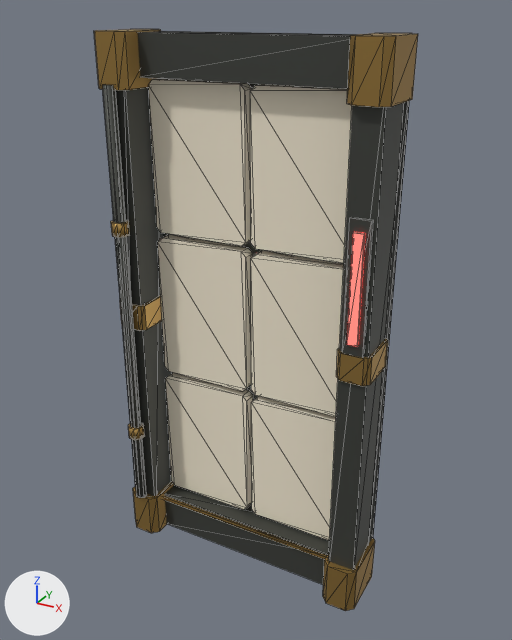
The glTF model godot/assets/kit/ruins/b1_wall.glb, before and after one commit.
The view is the same before and after, from a 50 mm lens placed at (2.33, -4.32, 4.14), pointed at (0.05, -0.19, 2.07). The lights are fixed; the arrows at lower left show +X, +Y and +Z. The picture after the commit comes second. Mesh edges are drawn as thin lines. Vertices at exactly the same position are counted once.

Names of what the first picture shows: 'b1_wall'.
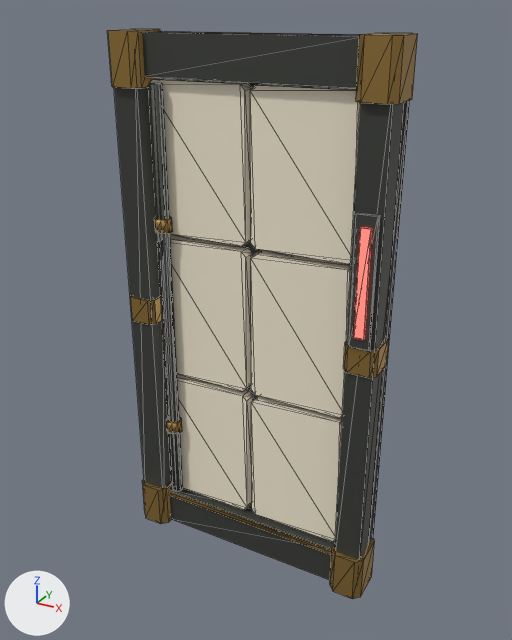
Where the change shows, as pixel boxes [x1, y1, x2, y2] in the pictures (512 x 640 px; the box of a moved part takes in the faces that stretch with it):
'b1_wall', reshaped
    before: [94, 29, 418, 611]
    after: [107, 29, 418, 599]
part 1 of me_b1_wall, moved or reshaped
    before: [102, 85, 147, 498]
    after: [149, 83, 183, 492]
part 2 of me_b1_wall, moved or reshaped
    before: [342, 217, 373, 358]
    after: [349, 213, 380, 351]
part 3 of me_b1_wall, moved or reshaped (mostly hidden)
    before: [164, 496, 327, 559]
    after: [168, 491, 331, 555]
part 4 of me_b1_wall, moved or reshaped
    before: [120, 295, 162, 331]
    after: [130, 295, 162, 325]
part 5 of me_b1_wall, moved or reshaped
    before: [336, 339, 388, 386]
    after: [343, 338, 389, 378]
part 6 of me_b1_wall, moved or reshaped
    before: [128, 423, 144, 440]
    after: [166, 418, 182, 434]
part 7 of me_b1_wall, moved or reshaped
    before: [111, 220, 130, 238]
    after: [154, 217, 173, 234]
part 8 of me_b1_wall, moved or reshaped
    before: [347, 232, 365, 347]
    after: [354, 227, 372, 340]
part 9 of me_b1_wall, moved or reshaped
    before: [137, 31, 358, 88]
    after: [142, 31, 359, 88]
part 10 of me_b1_wall, moved or reshaped
    before: [165, 485, 329, 584]
    after: [169, 487, 335, 580]
part 11 of me_b1_wall, moved or reshaped
    before: [157, 102, 409, 566]
    after: [163, 102, 409, 558]
part 12 of me_b1_wall, moved or reshaped
    before: [103, 87, 408, 570]
    after: [114, 87, 408, 560]
part 13 of me_b1_wall, moved or reshaped
    before: [95, 31, 384, 611]
    after: [108, 30, 393, 599]
part 14 of me_b1_wall, moved or reshaped
    before: [94, 29, 418, 611]
    after: [107, 29, 418, 599]

The edits, one by one:
me_b1_wall is used by ob_b1_wall; location (0.0, 0.0, 0.0).
me_b1_wall had 304 vertices, 516 faces and spanned x -1.03..1.03, y -0.53..0.01, z -0.01..4.01.
me_b1_wall now has 304 vertices, 516 faces and spans x -1.03..1.03, y -0.34..0.02, z -0.01..4.01.
me_b1_wall part 1: the loose piece of 16 vertices spanning x -0.94..-0.86, y -0.51..-0.43, z 0.36..3.68 is moved by (0.22, 0.22, 0.0).
me_b1_wall part 2: the loose piece of 8 vertices spanning x 0.83..0.97, y -0.44..-0.41, z 2.1..3.0 is moved by (0.0, 0.11, 0.0).
me_b1_wall part 3: the loose piece of 8 vertices spanning x -0.8..0.8, y -0.34..-0.31, z 0.27..0.3 is moved by (0.0, 0.07, 0.0).
me_b1_wall part 4: the loose piece of 16 vertices spanning x -1.02..-0.78, y -0.44..-0.06, z 1.9..2.1 is scaled about its middle by (1, 0.685, 1), then moved by (0.0, 0.07, 0.0).
me_b1_wall part 5: the loose piece of 16 vertices spanning x 0.78..1.02, y -0.44..-0.06, z 1.9..2.1 is scaled about its middle by (1, 0.685, 1), then moved by (0.0, 0.07, 0.0).
me_b1_wall part 6: the loose piece of 16 vertices spanning x -0.96..-0.84, y -0.53..-0.41, z 0.95..1.05 is moved by (0.22, 0.22, 0.0).
me_b1_wall part 7: the loose piece of 16 vertices spanning x -0.96..-0.84, y -0.53..-0.41, z 2.65..2.75 is moved by (0.22, 0.22, 0.0).
me_b1_wall part 8: the loose piece of 8 vertices spanning x 0.87..0.94, y -0.46..-0.44, z 2.18..2.92 is moved by (0.0, 0.11, 0.0).
me_b1_wall part 9: all 4 vertices in x -0.8..0.8, y -0.3, z 3.72..4.0 are moved by (0.0, 0.05, 0.0).
me_b1_wall part 10: all 4 vertices in x -0.8..0.8, y -0.32, z 0.0..0.32 are moved by (0.0, 0.07, 0.0).
me_b1_wall part 11: all 4 vertices in x -1.0..1.0, y -0.42, z 0.1 are moved by (0.0, 0.12, 0.0).
me_b1_wall part 12: all 4 vertices in x -1.0..1.0, y -0.42, z 3.9 are moved by (0.0, 0.12, 0.0).
me_b1_wall part 13: all 16 vertices in x -0.98..0.98, y -0.47, z -0.01..4.01 are moved by (0.0, 0.13, 0.0).
me_b1_wall part 14: 16 of the vertices in x -1.03..1.03, y -0.42, z -0.01..4.01 are moved by (0.0, 0.14, 0.0).
Other edits to the shape of me_b1_wall do not show in these pictures.
